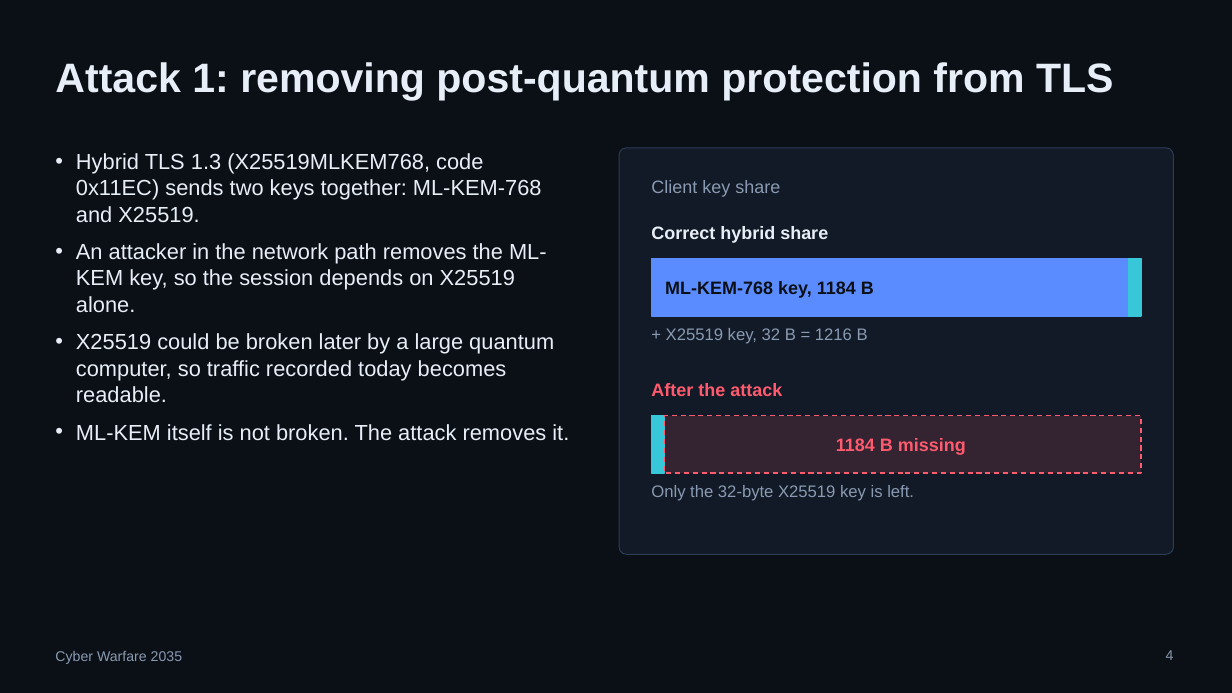
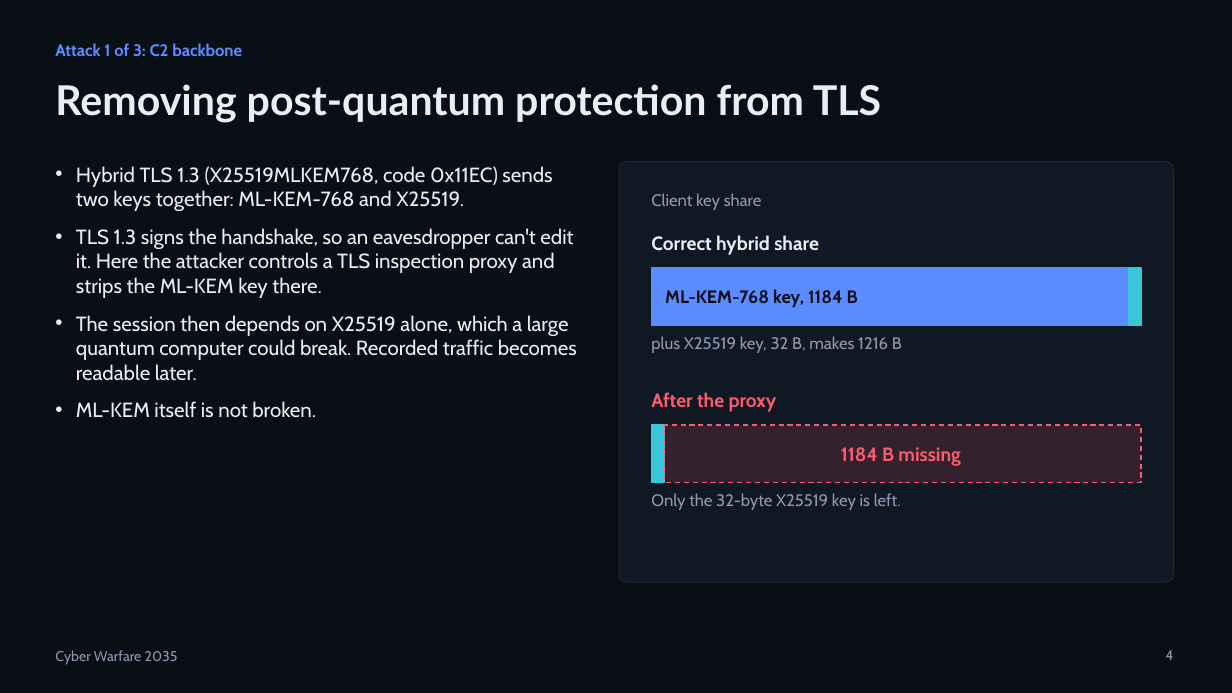
Before and after one commit to Keshav-gehlot/cyberwarfare-roleplay, a slide deck: slide 4 of 04_presentation.pptx. Drawn at 1232x693 pixels with LibreOffice and Linux fonts; fonts in the diff are those of the drawing. Boxes give left, top, right and bottom in pixels: in the first picture for what was removed or moved away, otherwise in the second. Text is boxed around its words. In the diff, an @@ line names an element or a change of style, - is before the commit and + after.

Commit message:
Upgrade dashboards, add start page, rebuild deck, fix TLS proxy detail

```diff
--- a/04_presentation.pptx
+++ b/04_presentation.pptx
@@ background #0B1016 to #0A0F15 @@
@@ text added at <box>55,43,242,57</box>, 13 pt, text #5B8CFF, bold @@
+Attack 1 of 3: C2 backbone
@@ title at <box>55,84,881,123</box>: text changed; font Arial to Lato @@
-Attack 1: removing post-quantum protection from TLS
+Removing post-quantum protection from TLS
@@ text "Hybrid TLS 1.3 (X25519MLKEM768, code ...": place and size @@
-text "Hybrid TLS 1.3 (X25519MLKEM768, code ..." at <box>76,153,569,441</box>
+text "Hybrid TLS 1.3 (X25519MLKEM768, code ..." at <box>76,166,577,418</box>
@@ text at <box>76,166,552,211</box>: size 17 to 16 pt, font Arial to Cabin in "Hybrid TLS 1.3 (X25519MLKEM768, code 0x11EC) sends ..."; more space between paragraphs @@
@@ rounded rectangle: place and size @@
-rounded rectangle at <box>619,148,1174,555</box>
+rounded rectangle at <box>619,162,1174,582</box>
@@ rounded rectangle at <box>619,162,1174,582</box>: fill #111A26 to #101923; outline #2C3D55 0.75 pt to #1D2A3B 0.75 pt @@
@@ text "Client key share": place and size @@
-text "Client key share" at <box>651,180,780,197</box>
+text "Client key share" at <box>651,193,762,210</box>
@@ text "Client key share" at <box>651,193,762,210</box>: size 14 to 13 pt, font Arial to Cabin, text colour #8A9AB2 to #8B9BB3 @@
@@ text at <box>76,228,577,418</box>: text changed; size 17 to 16 pt; font Arial to Cabin @@
-• An attacker in the network path removes the ML-KEM key, so the session depends on X25519 alone.
-• X25519 could be broken later by a large quantum computer, so traffic recorded today becomes readable.
-• ML-KEM itself is not broken. The attack removes it.
+• TLS 1.3 signs the handshake, so an eavesdropper can't edit it. Here the attacker controls a TLS inspection proxy and strips the ML-KEM key there.
+• The session then depends on X25519 alone, which a large quantum computer could break. Recorded traffic becomes readable later.
+• ML-KEM itself is not broken.
@@ text "Correct hybrid share" at <box>651,235,819,255</box>: size 14 to 15 pt, font Arial to Cabin @@
@@ text "ML-KEM-768 key, 1184 B" at <box>665,289,858,308</box>: font Arial to Cabin, text colour #0B1016 to #0A0F15 @@
@@ text at <box>651,336,902,353</box>: text changed; font Arial to Cabin; text colour #8A9AB2 to #8B9BB3 @@
-+ X25519 key, 32 B = 1216 B
+plus X25519 key, 32 B, makes 1216 B
@@ text at <box>651,392,777,412</box>: text changed; size 14 to 15 pt; font Arial to Cabin @@
-After the attack
+After the proxy
@@ 4 texts, 4 rectangles: place and size @@
-4 texts, 4 rectangles at <box>651,226,1141,501</box>
+4 texts, 4 rectangles at <box>651,235,1141,510</box>
@@ text "1184 B missing" at <box>841,447,960,466</box>: size 14 to 15 pt, font Arial to Cabin @@
@@ font Arial to Cabin, text colour #8A9AB2 to #8B9BB3 in 3 elements at <box>1166,650,1174,660</box>, <box>55,650,178,665</box>, <box>651,493,901,510</box> @@
```
Also in this commit, not shown: 10 other slides changed, 2 slides added, 1 slide removed, 10 other files.
